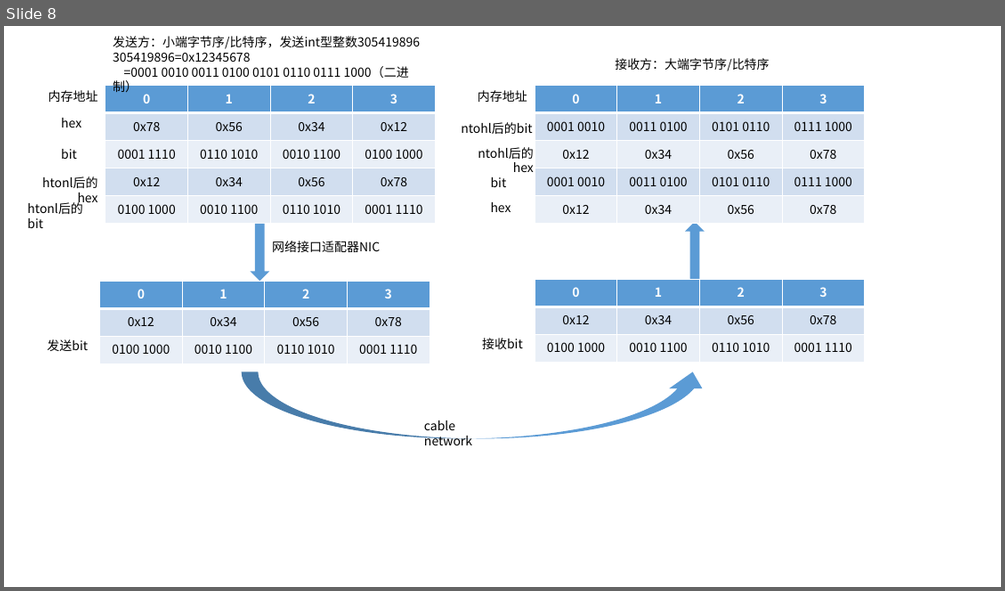
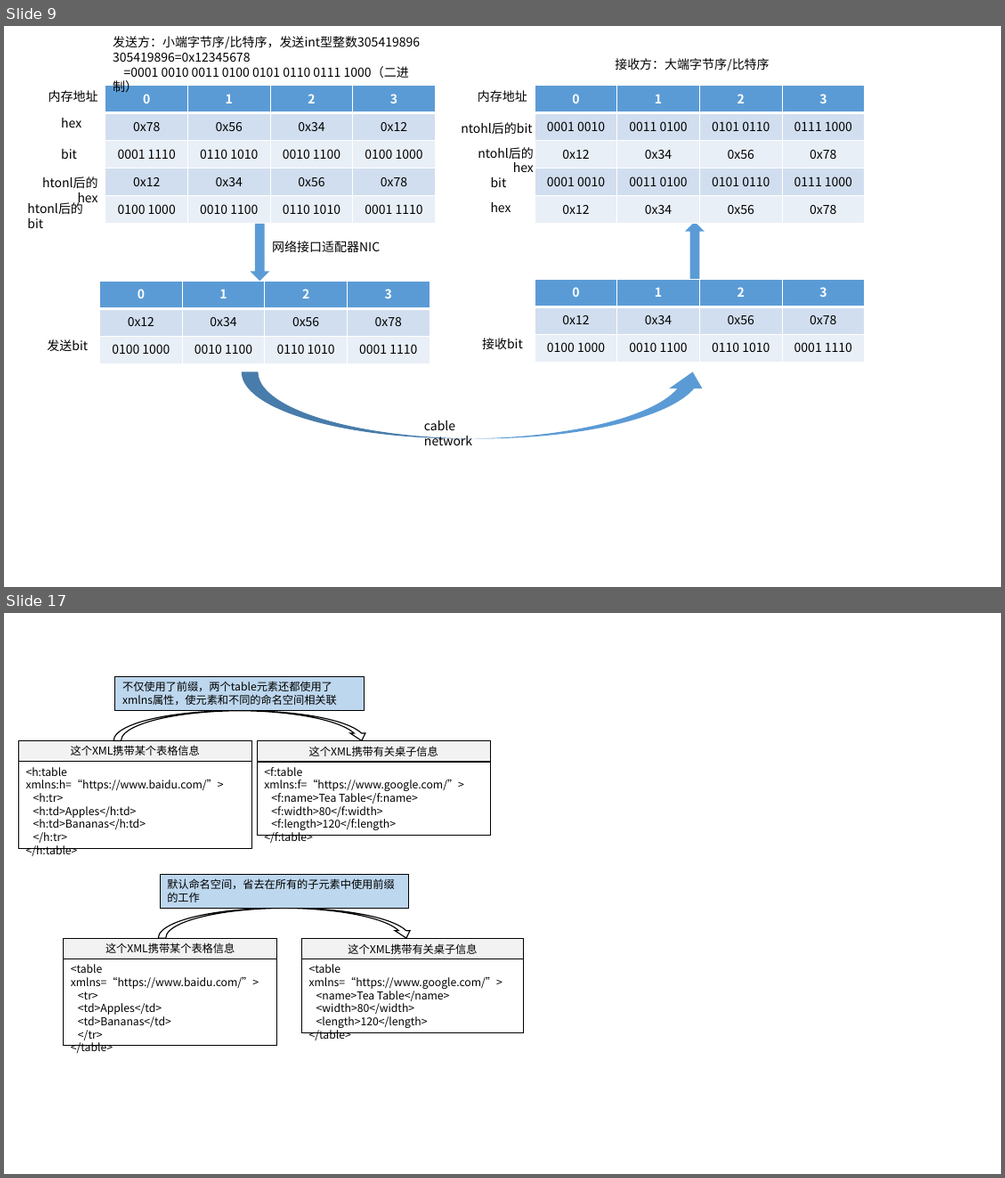
Before and after one commit to mythsaber/Learning-Notes, a slide deck: 音视频编解码.pptx. Shown one above the other, each under a label of ours: slide 8 before the commit, slides 9 and 17 after it; the slides between them are not shown. The pictures are 1005x591 and 1005x1178 pixels, drawn with LibreOffice and Linux fonts; fonts in the diff are those of the drawing. Boxes give left, top, right and bottom in pixels: in the first picture for what was removed or moved away, otherwise in the second. Text is boxed around its words. In the diff, an @@ line names an element or a change of style, - is before the commit and + after.

```diff
--- a/音视频编解码.pptx
+++ b/音视频编解码.pptx
@@ slide 17 added at bbox=[4, 613, 1001, 1174], background #FFFFFF @@
@@ rectangle added at bbox=[115, 676, 364, 710], fill #BDD7EE, outline #000000 0.75 pt, 10.5 pt, text #000000 @@
+不仅使用了前缀，两个table元素还都使用了xmlns属性，使元素和不同的命名空间相关联
@@ curved down arrow added at bbox=[114, 711, 370, 741], outline #000000 1 pt @@
@@ rectangle added at bbox=[18, 741, 251, 762], fill #F2F2F2, outline #000000 0.75 pt, 10.5 pt, text #000000 @@
+这个XML携带某个表格信息
@@ rectangle added at bbox=[257, 741, 490, 762], fill #F2F2F2, outline #000000 0.75 pt, 10.5 pt, text #000000 @@
+这个XML携带有关桌子信息
@@ rectangle added at bbox=[18, 762, 251, 849], outline #000000 0.75 pt, 10.5 pt, text #000000 @@
+<h:table xmlns:h=“https://www.baidu.com/”>
+<h:tr>
+<h:td>Apples</h:td>
+<h:td>Bananas</h:td>
+</h:tr>
+</h:table>
@@ rectangle added at bbox=[257, 762, 490, 835], outline #000000 0.75 pt, 10.5 pt, text #000000 @@
+<f:table xmlns:f=“https://www.google.com/”>
+<f:name>Tea Table</f:name>
+<f:width>80</f:width>
+<f:length>120</f:length>
+</f:table>
@@ rectangle added at bbox=[160, 874, 409, 908], fill #BDD7EE, outline #000000 0.75 pt, 10.5 pt, text #000000 @@
+默认命名空间，省去在所有的子元素中使用前缀的工作
@@ curved down arrow added at bbox=[158, 908, 413, 938], outline #000000 1 pt @@
@@ rectangle added at bbox=[63, 938, 277, 959], fill #F2F2F2, outline #000000 0.75 pt, 10.5 pt, text #000000 @@
+这个XML携带某个表格信息
@@ rectangle added at bbox=[63, 958, 277, 1046], outline #000000 0.75 pt, 10.5 pt, text #000000 @@
+<table xmlns=“https://www.baidu.com/”>
+<tr>
+<td>Apples</td>
+<td>Bananas</td>
+</tr>
+</table>
@@ rectangle added at bbox=[301, 938, 524, 959], fill #F2F2F2, outline #000000 0.75 pt, 10.5 pt, text #000000 @@
+这个XML携带有关桌子信息
@@ rectangle added at bbox=[301, 958, 524, 1032], outline #000000 0.75 pt, 10.5 pt, text #000000 @@
+<table xmlns=“https://www.google.com/”>
+<name>Tea Table</name>
+<width>80</width>
+<length>120</length>
+</table>
@@ what was slide 8 is now slide 9 @@
```
Also in this commit, not shown: 2 slides changed, 8 other slides added, 5 other files.
